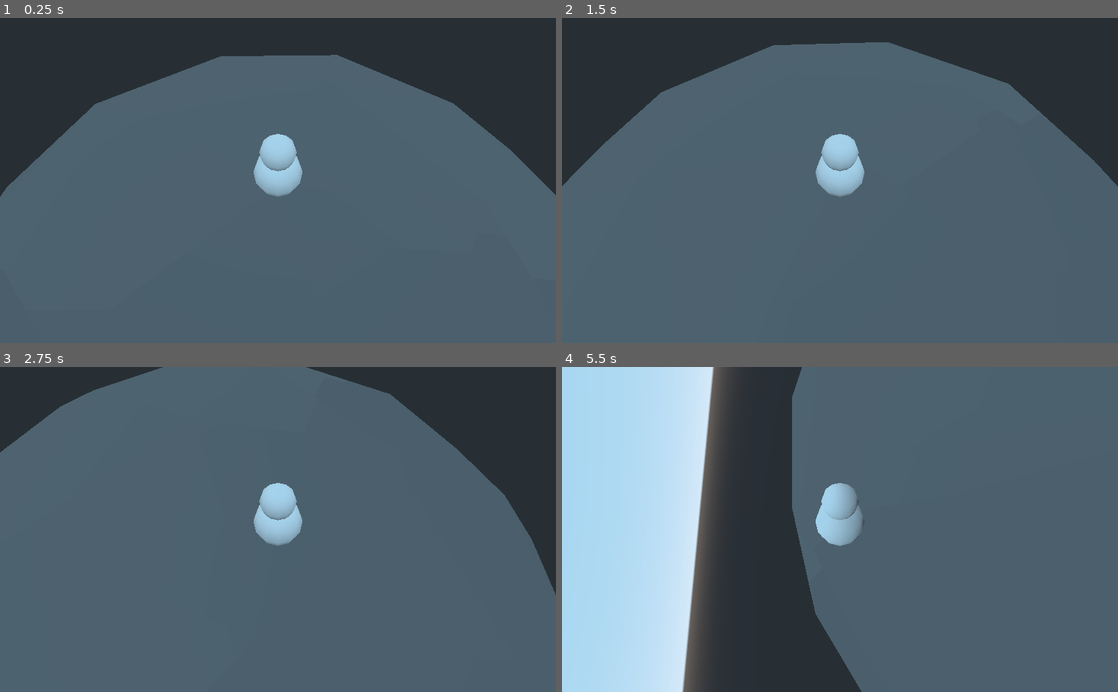
Above: before the commit, frames 1-4 (two rows, left to right).
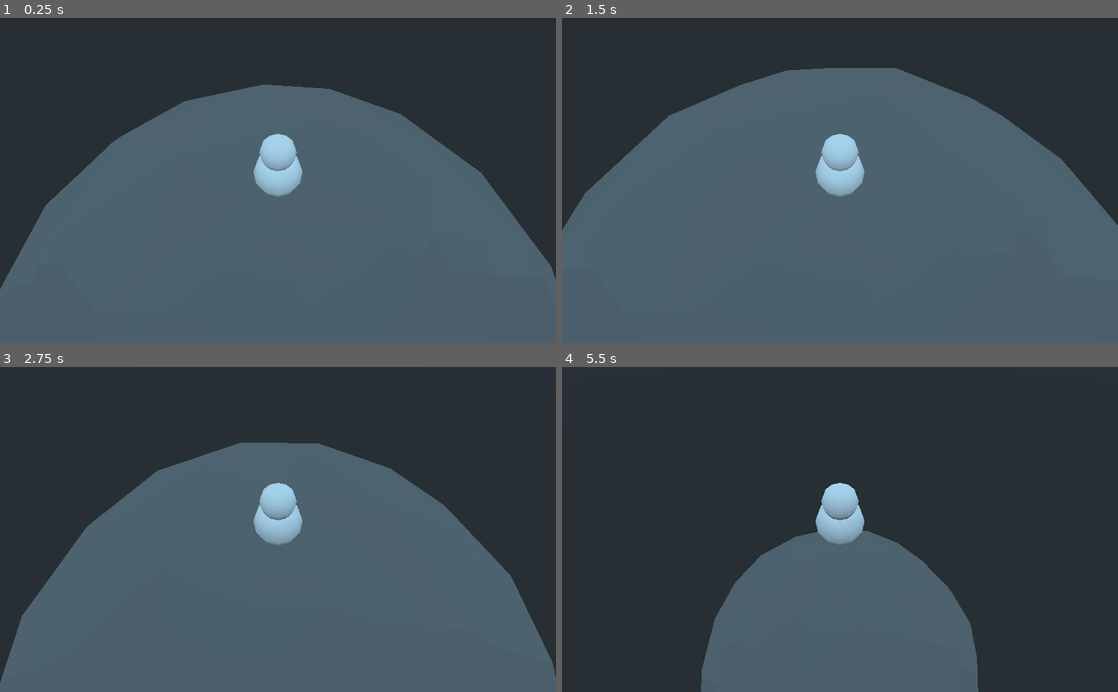
Above: after the commit, the same moments.

Repository: Psychopomp-Party/LunarLeap
Game: Godot game, scene res://game/scenes/Play.tscn
Two runs of this game, one before a commit and one after it. Both use one fixed random seed, a clock stepped at 60 frames per second and the inputs below. This scene is started directly instead of the project's main scene.
Inputs:
- Up to frame 1 (0.25 s): no input
- Up to frame 2 (1.5 s): hold D (player_move_right) 0.53-1.28 s; tap Space (player_move_jump, bound only after the commit) at 0.6, 0.77, 1.07, 1.35 s; hold S (player_move_down, bound only before the commit) from 1.28 s (still down)
- Up to frame 3 (2.75 s): tap Space (player_move_jump, bound only after the commit) at 1.52, 1.82, 2.1 s; release S (player_move_down, bound only before the commit) at 2.03 s; hold D (player_move_right) from 2.03 s (still down)
- Up to frame 4 (5.5 s): release D (player_move_right) at 2.78 s; hold W (player_move_up, bound only before the commit) 2.78-3.53 s; tap Space (player_move_jump, bound only after the commit) at 2.85, 3.02, 3.32, 3.6, 3.77, 4.07, 4.35, 4.52, 4.82, 5.1 s; hold A (player_move_left) 3.53-5.03 s; hold S (player_move_down, bound only before the commit) from 5.03 s (still down)

The runs differ from the first frame. In frame 1, 14% of the frame differs, in the area x 0-100%, y 11-84%; in frame 2, 8.9%; in frame 3, 30%; in frame 4, 79%, in the area x 0-100%, y 0-100%.

Commit message:
Testing 'RigidBody' for player

Diff:
--- a/game/scenes/Play.tscn
+++ b/game/scenes/Play.tscn
@@ -4,21 +4,19 @@
 [ext_resource path="res://game/scripts/Player.gd" type="Script" id=2]
 
 [sub_resource type="PhysicsMaterial" id=1]
-friction = 0.5
 
-[sub_resource type="ConvexPolygonShape" id=2]
+[sub_resource type="ConvexPolygonShape" id=5]
 points = PoolVector3Array( 0.173391, -0.840807, 0.125975, 1e-06, -0.878691, 0, -0.066228, -0.840807, 0.203832, 0.530869 …(28580 unchanged characters)…
 
 [sub_resource type="CapsuleShape" id=3]
+margin = 1.0
 
 [sub_resource type="SphereShape" id=4]
 
 [node name="Spatial" type="Spatial"]
 
-[node name="Moon" type="RigidBody" parent="."]
-mode = 1
+[node name="Moon" type="StaticBody" parent="."]
 physics_material_override = SubResource( 1 )
-gravity_scale = 0.0
 
 [node name="MeshInstance" type="MeshInstance" parent="Moon"]
 transform = Transform( 50, 0, 0, 0, 50, 0, 0, 0, 50, 0, 0, 0 )
@@ -27,10 +25,15 @@
 
 [node name="CollisionShape" type="CollisionShape" parent="Moon"]
 transform = Transform( 50, 0, 0, 0, 50, 0, 0, 0, 50, 0, 0, 0 )
-shape = SubResource( 2 )
+shape = SubResource( 5 )
 
-[node name="Player" type="KinematicBody" parent="."]
-transform = Transform( 1, 0, 0, 0, 1, 0, 0, 0, 1, 0, 45, 0 )
+[node name="Player" type="RigidBody" parent="."]
+transform = Transform( 1, 0, 0, 0, 1, 0, 0, 0, 1, 0, 50, 0 )
+mode = 2
+custom_integrator = true
+contacts_reported = 32
+contact_monitor = true
+can_sleep = false
 script = ExtResource( 2 )
 
 [node name="CSGCombiner" type="CSGCombiner" parent="Player"]
@@ -51,8 +54,6 @@
 space_override = 3
 gravity_point = true
 gravity_vec = Vector3( 0, 0, 0 )
-gravity = 2.0
-priority = 100.0
 
 [node name="CollisionShape" type="CollisionShape" parent="GravityModifier"]
 transform = Transform( 66.667, 0, 0, 0, 66.667, 0, 0, 0, 66.667, 0, 0, 0 )
--- a/game/scripts/Player.gd
+++ b/game/scripts/Player.gd
@@ -1,80 +1,44 @@
-extends KinematicBody
+extends RigidBody
 
 onready var gravity_area = self.get_parent().get_node("GravityModifier")
 onready var camera = self.get_node("Camera")
 onready var moon = self.get_parent().get_node("Moon")
-onready var moon_direction = self.global_transform.origin.direction_to(moon.global_transform.origin)
 
-# movement variables
-var should_move_left = false
-var should_move_right = false
-var should_move_forward = false
-var should_move_backward = false
+var move_force = 10.0
+var move_velocity = Vector3()
+var jump_force = 0.5
+var jump_velocity = Vector3()
+var torque = Vector3()
 
 func _ready():
-	self.translation
-	pass
+	camera.global_transform.basis.z = -camera.global_transform.origin.direction_to(self.global_transform.origin)
+	self.set_axis_lock(PhysicsServer.BODY_AXIS_ANGULAR_X, true)
+	self.set_axis_lock(PhysicsServer.BODY_AXIS_ANGULAR_Z, true)
+
+func _process(delta):
+	if (Input.is_action_pressed("player_move_forward")):
+		move_velocity = -self.transform.basis.z * move_force
+	if (Input.is_action_pressed("player_move_backward")):
+		move_velocity = self.transform.basis.z * move_force
+	if (Input.is_action_just_pressed("player_move_jump")):
+		jump_velocity = self.transform.basis.y * jump_force
+	if (Input.is_action_just_released("player_move_jump")):
+		jump_velocity = Vector3()
+
+func _integrate_forces(state):
+	# keep upright orientation
+	state.transform.basis.y = -(moon.transform.origin - state.transform.origin).normalized()
+
+	# apply gravity
+	state.add_central_force(-state.transform.basis.y * 10)
+
+	# apply movement
+	state.add_central_force(move_velocity)
+
+	if (state.get_contact_count() > 0):
+		print(state.get_contact_collider_object(0) == moon)
 
 func _physics_process(delta):
-	# keep player 'upright'
-	# perhaps try 'self.look_at' instead
-	#ray.cast_to = -(moon.translation - self.translation).normalized()
-	#self.rotate_x(ray.rotation.x)
-	#self.rotate_y(ray.rotation.y)
-	#self.rotate_z(ray.rotation.z)
-
-	#self.look_at_from_position(self.translation, moon.translation, -(moon.translation - self.translation).normalized())
-	#self.rotation = (moon.translation - self.translation).normalized()
-	#if (self.rotation != old_rotation):
-	#	print("Pointed rotation: ", (moon.translation - self.translation).normalized())
-
-	#moon_direction = self.translation.direction_to(moon.to_global(moon.translation))
-	#self.transform.basis.y = -moon_direction
-
-	#if (moon_direction.cross(self.transform.basis.y).normalized() != Vector3(0, 0, 0)):
-	#	print(moon_direction.cross(self.transform.basis.y).normalized())
-	#	self.rotate(moon_direction.cross(self.transform.basis.y).normalized(), self.transform.basis.y.angle_to(moon.translation))
-
-	#self.rotate(self.rotation.cross(moon_direction).normalized(), self.rotation.dot(moon_direction))
-	#self.transform = self.transform.orthonormalized()
-
-	# 'gravity'
-	moon_direction = self.global_transform.origin.direction_to(moon.global_transform.origin)
-	self.move_and_collide(moon_direction * delta * gravity_area.gravity, true, true, false)
-	#self.rotate(self.transform.basis.x, moon_direction.x)
-
-	# keep updating movement while button is pressed
-	if (should_move_left):
-		#self.move_and_slide(Vector3(-10, 0, 0), -moon_direction, false, 8, 0.667, true)
-		self.rotate(self.transform.basis.y, 0.015)
-	if (should_move_right):
-		#self.move_and_slide(Vector3(10, 0, 0), -moon_direction, false, 8, 0.667, true)
-		self.rotate(self.transform.basis.y, -0.015)
-	if (should_move_forward):
-		print("down: ", -self.transform.basis.y)
-		print("moon: ", moon_direction)
-		print("diff: ", (-self.transform.basis.y).angle_to(moon_direction))
-		self.move_and_slide(-self.global_transform.basis.z * 10, self.global_transform.basis.y, false, 8, 0.667, true)
-		moon_direction = self.global_transform.origin.direction_to(moon.global_transform.origin)
-		self.rotate(self.transform.basis.x, -(-self.transform.basis.y).angle_to(moon_direction))
-		self.transform = self.transform.orthonormalized()
-	if (should_move_backward):
-		self.move_and_slide(self.transform.basis.z * 10, -moon_direction, false, 8, 0.667, true)
-
-	# set whether the player should move when a button is pressed
-	if (Input.is_action_just_pressed("player_move_left")):
-		should_move_left = true
-	if (Input.is_action_just_released("player_move_left")):
-		should_move_left = false
-	if (Input.is_action_just_pressed("player_move_right")):
-		should_move_right = true
-	if (Input.is_action_just_released("player_move_right")):
-		should_move_right = false
-	if (Input.is_action_just_pressed("player_move_up")):
-		should_move_forward = true
-	if (Input.is_action_just_released("player_move_up")):
-		should_move_forward = false
-	if (Input.is_action_just_pressed("player_move_down")):
-		should_move_backward = true
-	if (Input.is_action_just_released("player_move_down")):
-		should_move_backward = false
+	if (self.linear_velocity != Vector3() && self.linear_velocity < move_velocity):
+		self.add_central_force(move_velocity)
+	self.apply_impulse(Vector3.UP, jump_velocity)
--- a/project.godot
+++ b/project.godot
@@ -102,7 +102,7 @@
 , Object(InputEventJoypadMotion,"resource_local_to_scene":false,"resource_name":"","device":-1,"axis":0,"axis_value":1.0,"script":null)
  ]
 }
-player_move_up={
+player_move_forward={
 "deadzone": 0.5,
 "events": [ Object(InputEventKey,"resource_local_to_scene":false,"resource_name":"","device":0,"alt":false,"shift":false,"control":false,"meta":false,"command":false,"pressed":false,"scancode":87,"unicode":0,"echo":false,"script":null)
 , Object(InputEventKey,"resource_local_to_scene":false,"resource_name":"","device":0,"alt":false,"shift":false,"control":false,"meta":false,"command":false,"pressed":false,"scancode":16777232,"unicode":0,"echo":false,"script":null)
@@ -110,7 +110,7 @@
 , Object(InputEventJoypadMotion,"resource_local_to_scene":false,"resource_name":"","device":-1,"axis":1,"axis_value":-1.0,"script":null)
  ]
 }
-player_move_down={
+player_move_backward={
 "deadzone": 0.5,
 "events": [ Object(InputEventKey,"resource_local_to_scene":false,"resource_name":"","device":0,"alt":false,"shift":false,"control":false,"meta":false,"command":false,"pressed":false,"scancode":83,"unicode":0,"echo":false,"script":null)
 , Object(InputEventKey,"resource_local_to_scene":false,"resource_name":"","device":0,"alt":false,"shift":false,"control":false,"meta":false,"command":false,"pressed":false,"scancode":16777234,"unicode":0,"echo":false,"script":null)
@@ -118,10 +118,17 @@
 , Object(InputEventJoypadMotion,"resource_local_to_scene":false,"resource_name":"","device":-1,"axis":1,"axis_value":1.0,"script":null)
  ]
 }
+player_move_jump={
+"deadzone": 0.5,
+"events": [ Object(InputEventKey,"resource_local_to_scene":false,"resource_name":"","device":0,"alt":false,"shift":false,"control":false,"meta":false,"command":false,"pressed":false,"scancode":32,"unicode":0,"echo":false,"script":null)
+ ]
+}
 
 [physics]
 
+common/physics_fps=120
 2d/thread_model=2
+3d/default_gravity=0.0
 
 [rendering]
 
